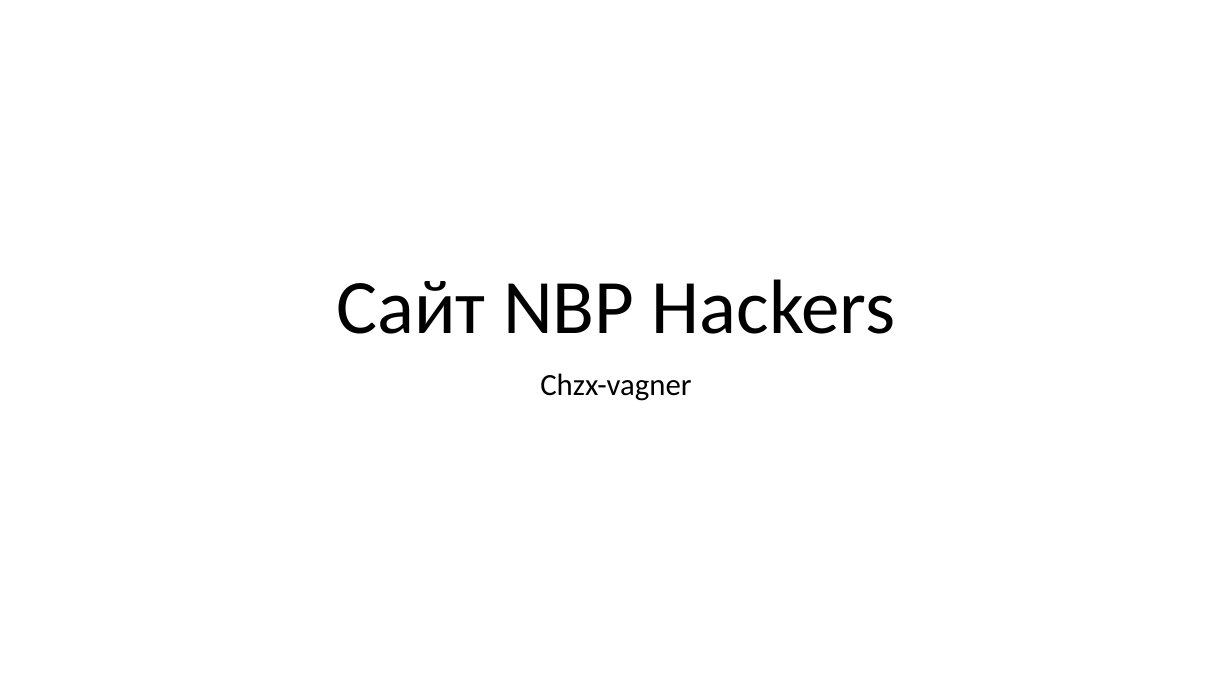
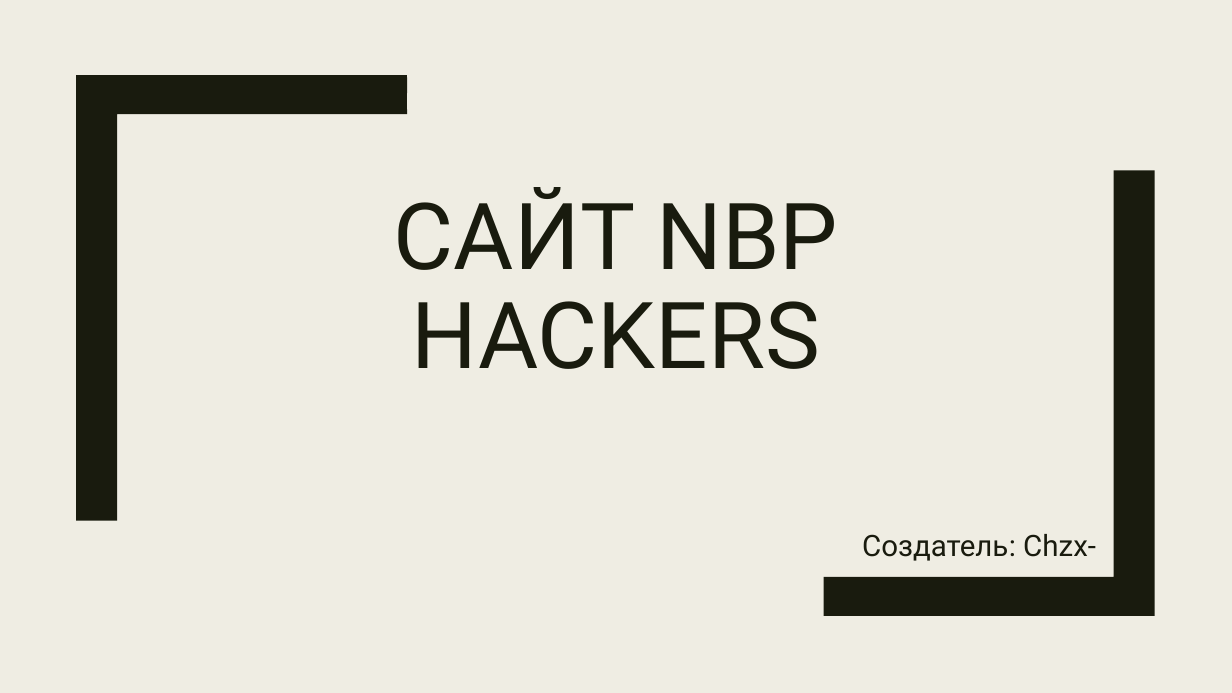
Before and after one commit to chzx-vagner/NBP_Website, a slide deck: slide 1 of NBP_Website.pptx. Drawn at 1232x693 pixels with LibreOffice and Linux fonts; fonts in the diff are those of the drawing. Boxes give left, top, right and bottom in pixels: in the first picture for what was removed or moved away, otherwise in the second. Text is boxed around its words. In the diff, an @@ line names an element or a change of style, - is before the commit and + after.

```diff
--- a/NBP_Website.pptx
+++ b/NBP_Website.pptx
@@ background #FFFFFF to #EFEDE3 @@
@@ freeform shape added at (x1=76, y1=75, x2=407, y2=520), fill #191B0E @@
@@ freeform shape added at (x1=824, y1=170, x2=1155, y2=616), fill #191B0E @@
@@ title at (x1=394, y1=187, x2=838, y2=369): text changed; size 60 to 72 pt; font Calibri to Roboto; text colour #000000 to #191B0E @@
-Сайт NBP Hackers
+САЙТ NBP HACKERS
@@ subtitle at (x1=862, y1=534, x2=1096, y2=577): text changed; size 24 to 23 pt; font Calibri to Roboto; text colour #000000 to #191B0E @@
-Chzx-vagner
+Создатель: Chzx-vagner
```
Also in this commit, not shown: 1 other slide changed, 9 slides added, 2 slides removed, 18 other files.
